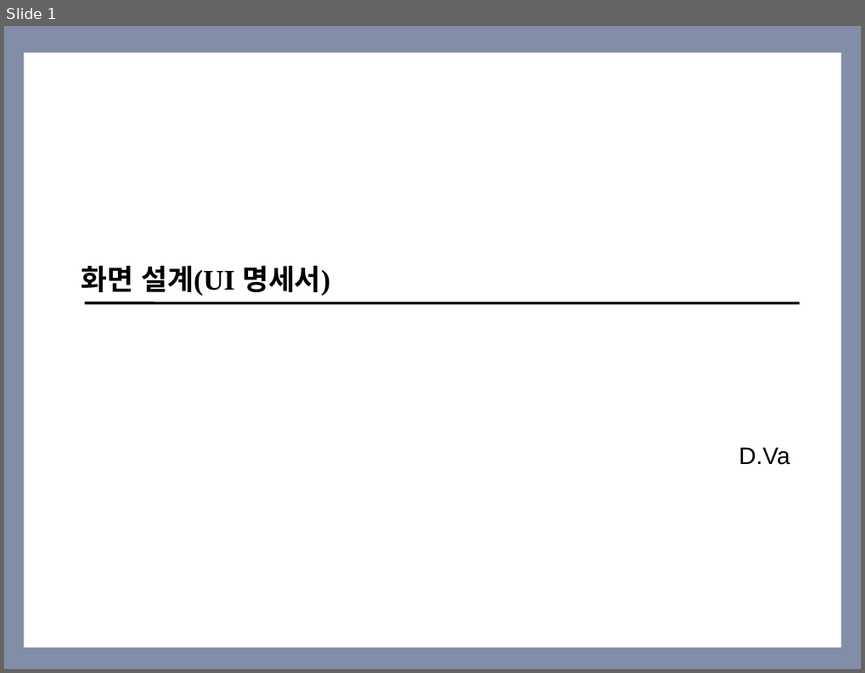
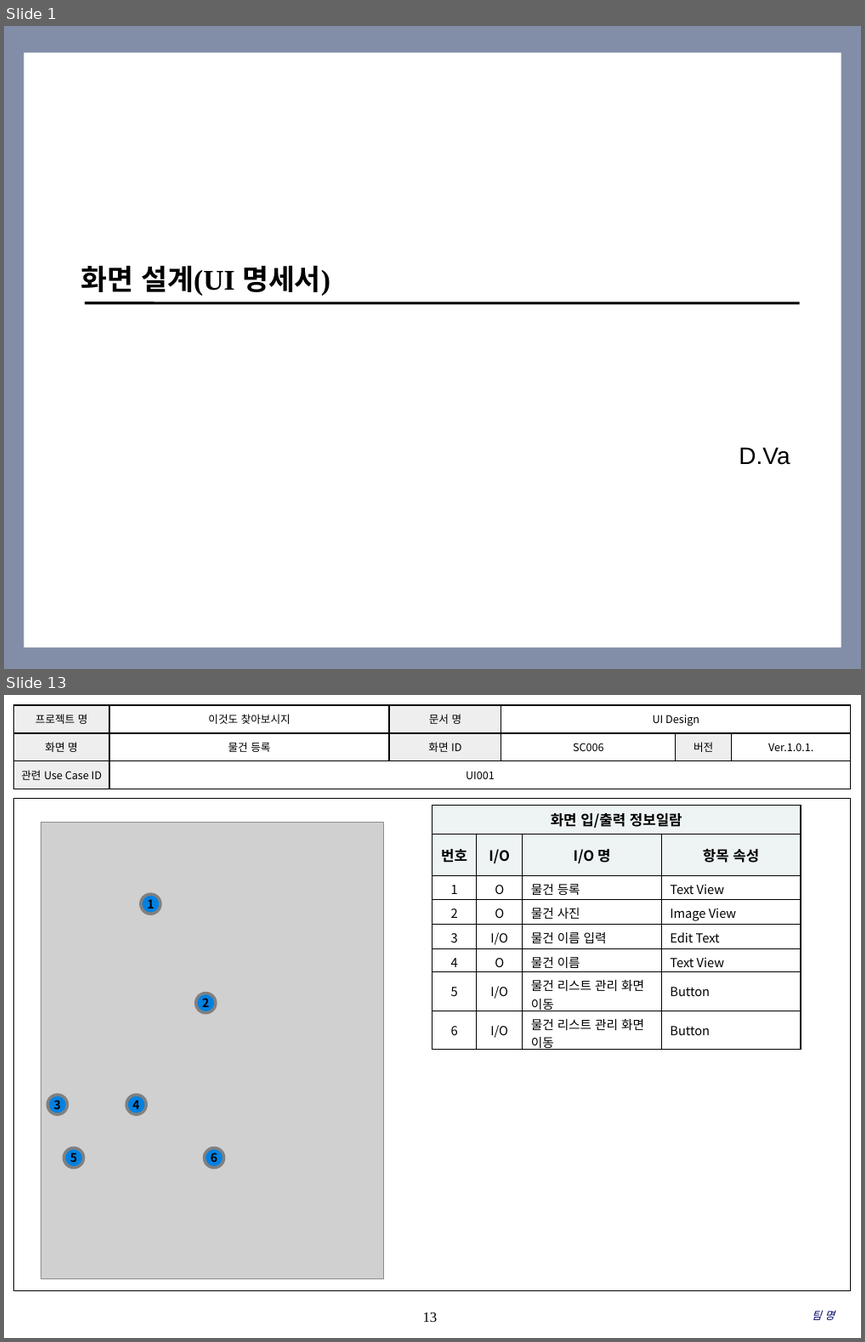
Before and after one commit to SMU-SE-Admin/2018_Capstone_D.VA_Doc, a slide deck: 03 설계/UI Design.pptx. Shown one above the other, each under a label of ours: slide 1 before the commit, slides 1 and 13 after it; the slides between them are not shown. The pictures are 865x673 and 865x1342 pixels, drawn with LibreOffice and Linux fonts; fonts in the diff are those of the drawing; grey boxes stand for pictures; background and template pictures are left out. Boxes give left, top, right and bottom in pixels: in the first picture for what was removed or moved away, otherwise in the second. Text is boxed around its words. In the diff, an @@ line names an element or a change of style, - is before the commit and + after.

```diff
--- a/03 설계/UI Design.pptx
+++ b/03 설계/UI Design.pptx
@@ slide 13 added at [4,695,861,1338], background #FFFFFF @@
@@ table added at [13,705,850,789], 3 rows, 6 columns @@
+프로젝트 명 | 이것도 찾아보시지 | 문서 명 | UI Design |  | 
+화면 명 | 물건 등록 | 화면 ID | SC006 | 버전 | Ver.1.0.1.
+관련 Use Case ID | UI001 |  |  |  | 
@@ rectangle added at [13,798,851,1291], outline #000000 0.75 pt @@
@@ table added at [432,805,800,1053], 8 rows, 4 columns @@
+화면 입/출력 정보일람 |  |  | 
+번호 | I/O | I/O 명 | 항목 속성
+1 | O | 물건 등록 | Text View
+2 | O | 물건 사진 | Image View
+3 | I/O | 물건 이름 입력 | Edit Text
+4 | O | 물건 이름 | Text View
+5 | I/O | 물건 리스트 관리 화면 이동 | Button
+6 | I/O | 물건 리스트 관리 화면 이동 | Button
@@ picture added at [41,823,384,1278] @@
@@ ellipse added at [141,894,160,913], fill #0081E2, outline #808080 2.5 pt, 10 pt, text #000000, bold @@
+1
@@ ellipse added at [196,993,216,1013], fill #0081E2, outline #808080 2.5 pt, 10 pt, text #000000, bold @@
+2
@@ ellipse added at [47,1095,68,1114], fill #0081E2, outline #808080 2.5 pt, 10 pt, text #000000, bold @@
+3
@@ ellipse added at [126,1095,146,1114], fill #0081E2, outline #808080 2.5 pt, 10 pt, text #000000, bold @@
+4
@@ ellipse added at [64,1147,84,1167], fill #0081E2, outline #808080 2.5 pt, 10 pt, text #000000, bold @@
+5
@@ ellipse added at [205,1147,224,1167], fill #0081E2, outline #808080 2.5 pt, 10 pt, text #000000, bold @@
+6
@@ page number added at [423,1312,438,1321], 12 pt, text #000000 @@
+13
@@ text added at [812,1310,834,1320], 9 pt, text #000066, italic @@
+팀 명
```
Also in this commit, not shown: 5 slides changed, 12 other slides added, 2 slides removed, 29 other files.
